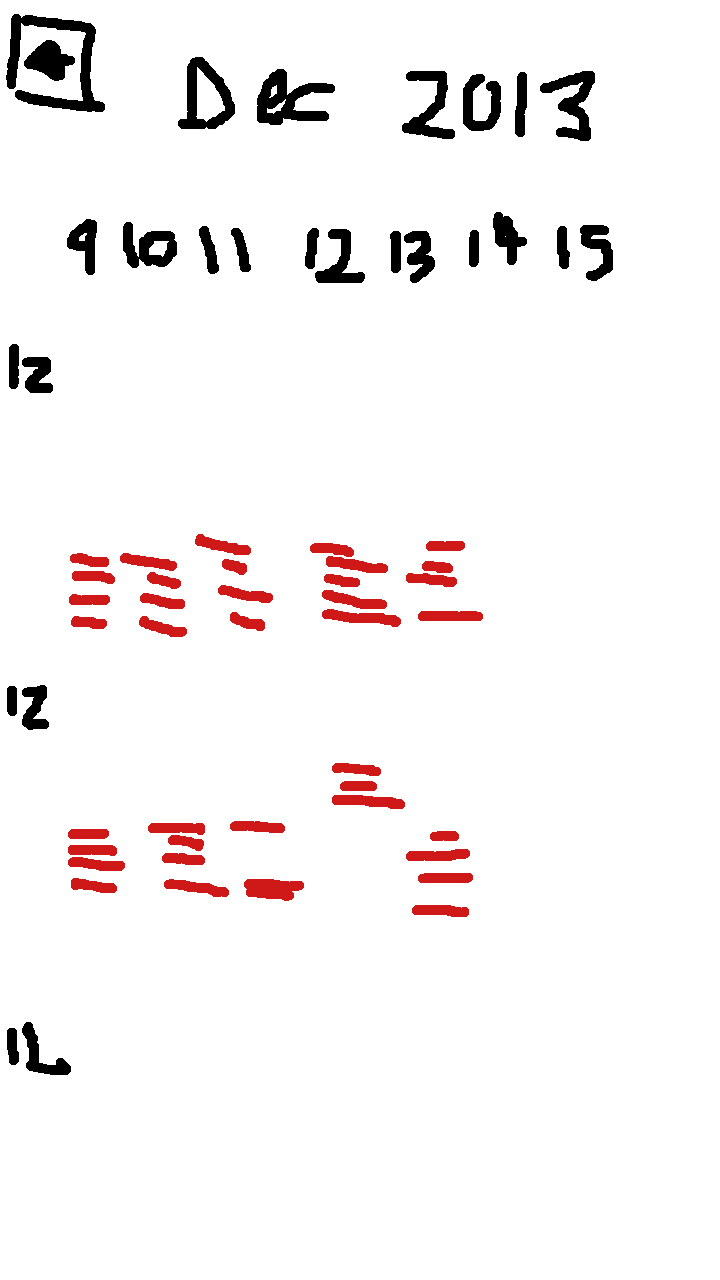
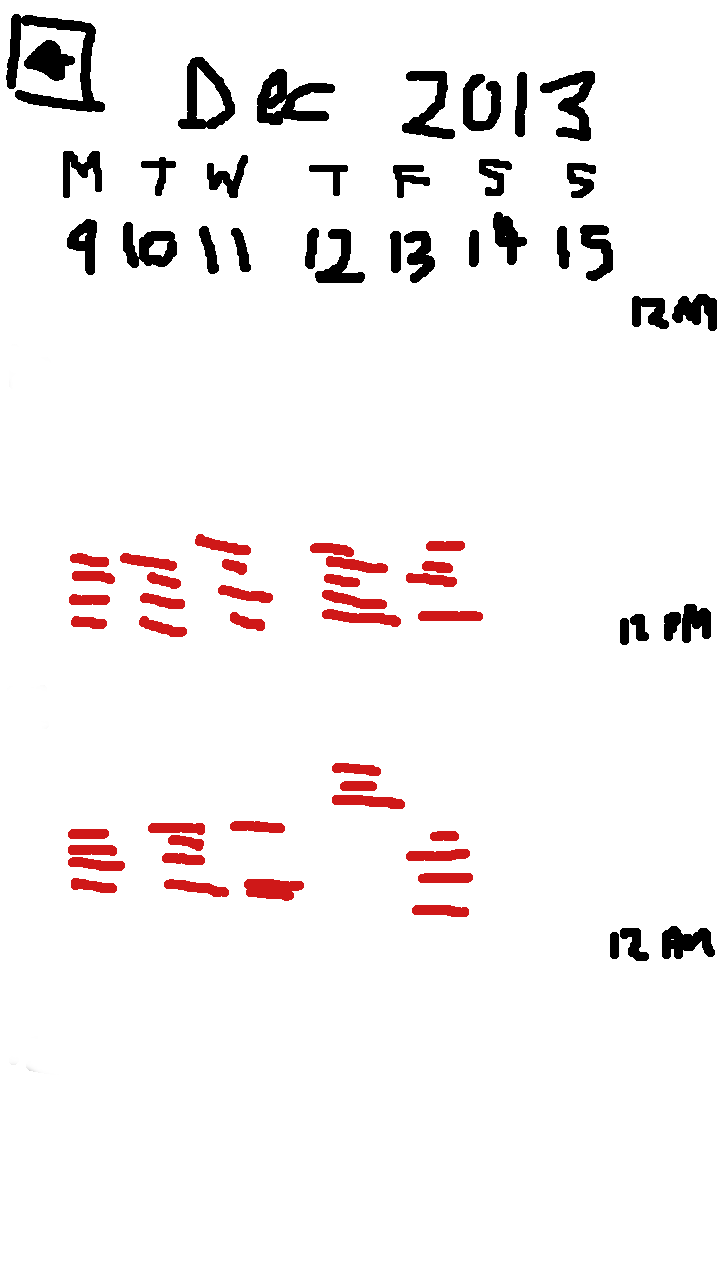
Comparing the layer stacks of the two 720 × 1280 images. Changes:
added layer "time" above "weekdays" over 610, 294, 717, 961
added layer "weekdays" above "go_back" over 63, 151, 596, 198
painted on "Background" over 7, 344, 71, 1075
